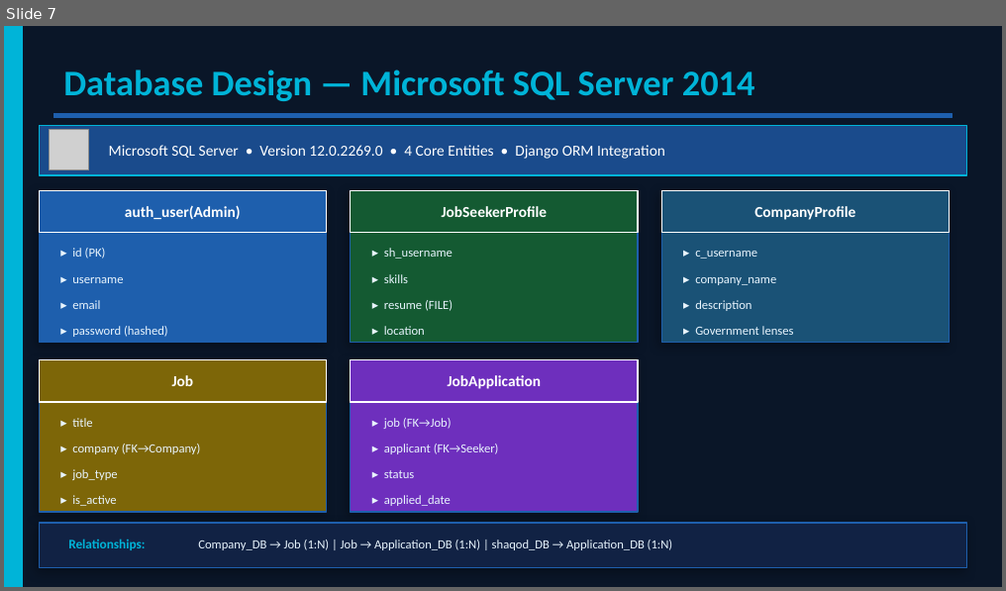
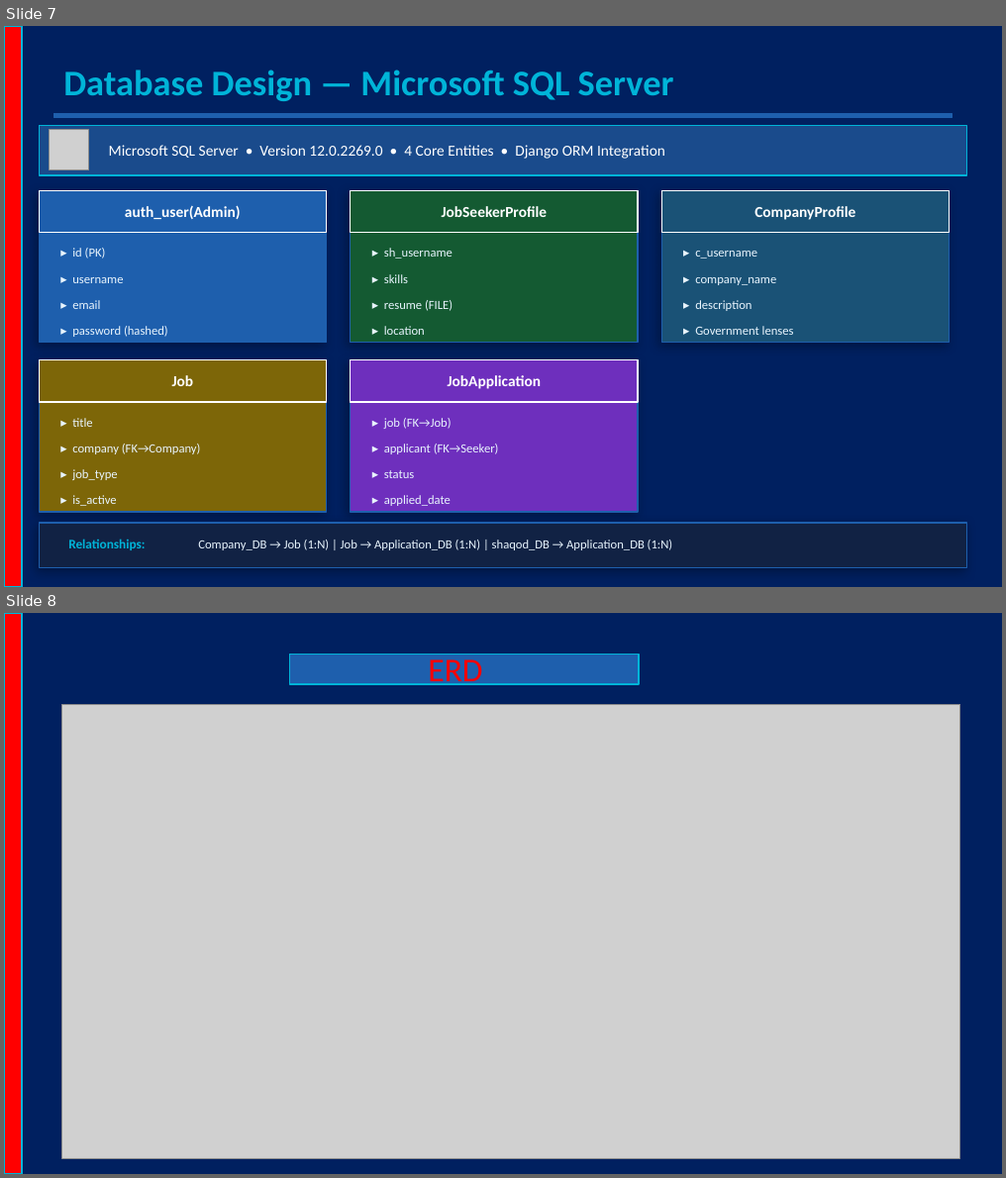
Before and after one commit to ayuu78fge2dy2tswg76fty/jobs, a slide deck: docoments/Fursad.pptx. Shown one above the other, each under a label of ours: slide 7 before the commit, slides 7 and 8 after it. The pictures are 1006x591 and 1006x1178 pixels, drawn with LibreOffice and Linux fonts; fonts in the diff are those of the drawing; grey boxes stand for pictures. Boxes give left, top, right and bottom in pixels: in the first picture for what was removed or moved away, otherwise in the second. Text is boxed around its words. In the diff, an @@ line names an element or a change of style, - is before the commit and + after.

```diff
--- a/docoments/Fursad.pptx
+++ b/docoments/Fursad.pptx
@@ slide 8 added at (4,613,1002,1174), background #002060 @@
@@ rectangle added at (4,613,22,1173), fill #FF0000, outline #00B4D8 1 pt @@
@@ rectangle added at (289,654,639,684), fill #1E5FAD, outline #00B4D8 1 pt @@
@@ text added at (428,660,482,690), 24 pt, text #FF0000 @@
+ERD
@@ picture added at (61,704,960,1157) @@
@@ slide 7 changed as well @@
@@ background #0A1628 to #002060 @@
@@ rectangle at (4,26,22,586): fill #00B4D8 to #FF0000 @@
@@ text at (63,70,674,101): text changed @@
-Database Design — Microsoft SQL Server 2014
+Database Design — Microsoft SQL Server
```
Also in this commit, not shown: 20 other slides changed, 1 other slide added, 23 other files.
